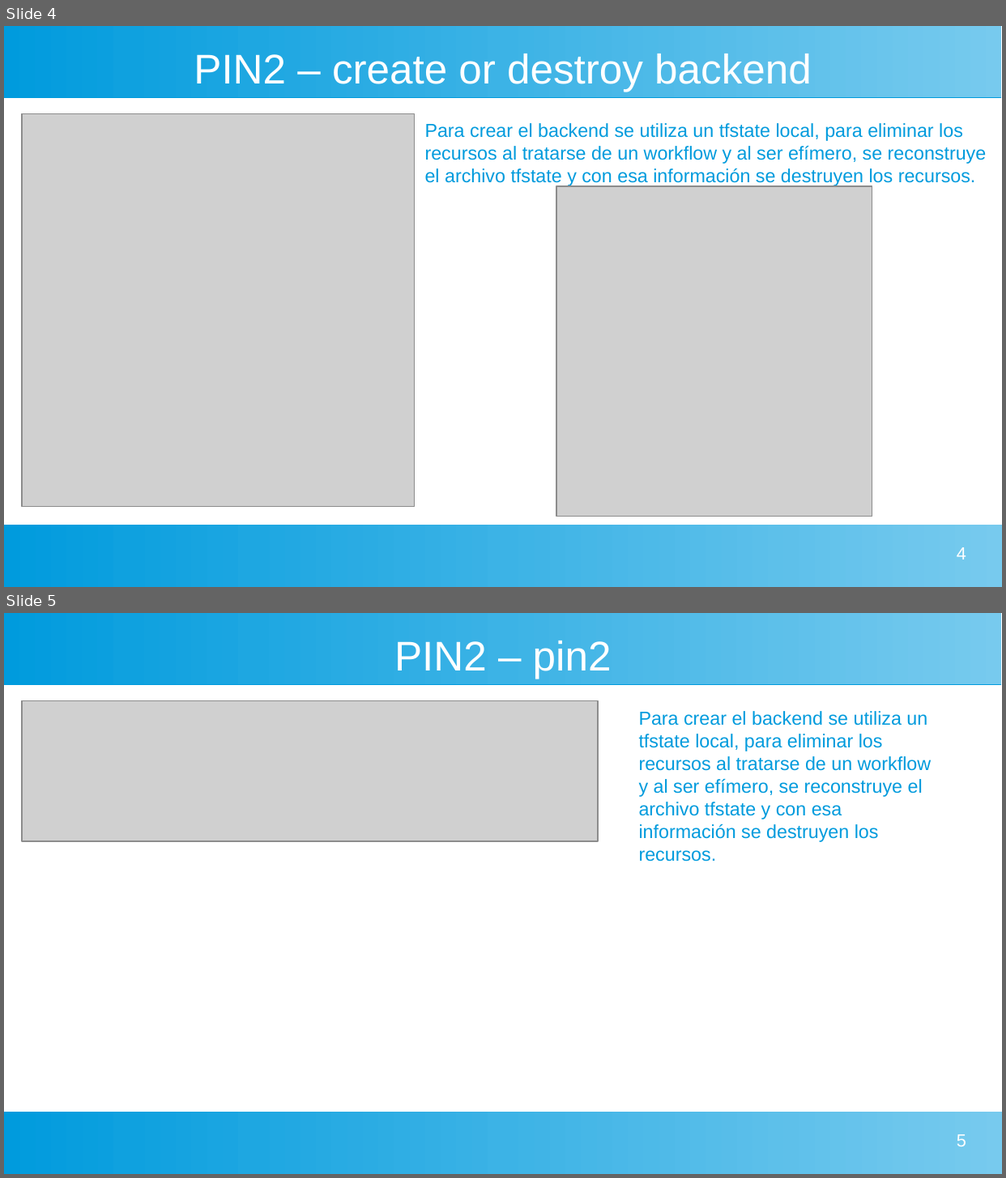
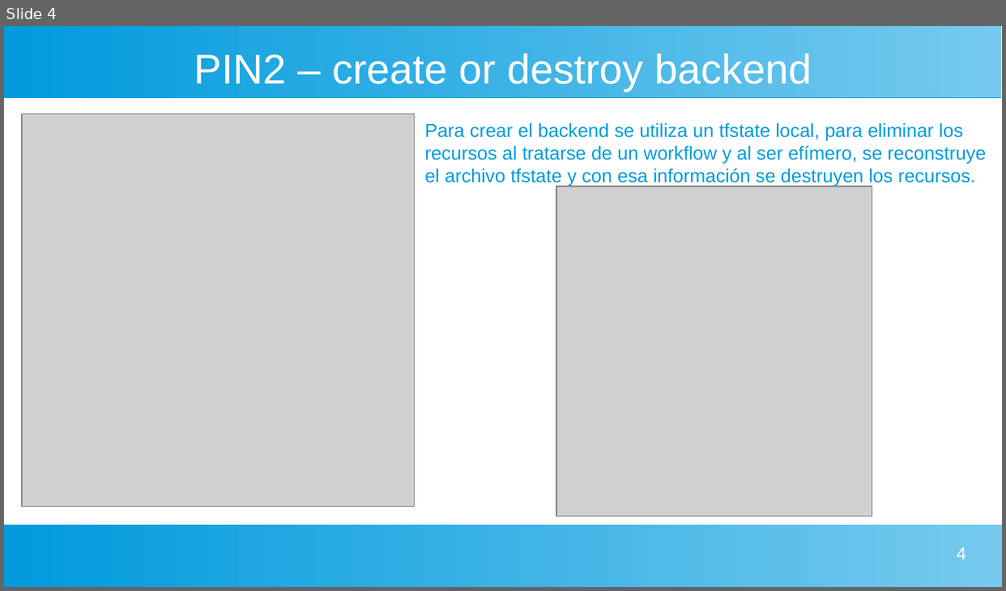
Before and after one commit to MauroPereira/PIN2_public, a slide deck: doc_files/PIN2_presentacion.odp. Shown one above the other, each under a label of ours: slides 4 and 5 before the commit, slide 4 after it. The pictures are 1006x1178 and 1006x591 pixels, drawn with LibreOffice and Linux fonts; fonts in the diff are those of the drawing; grey boxes stand for pictures. Boxes give left, top, right and bottom in pixels: in the first picture for what was removed or moved away, otherwise in the second. Text is boxed around its words. In the diff, an @@ line names an element or a change of style, - is before the commit and + after.

```diff
--- a/doc_files/PIN2_presentacion.odp
+++ b/doc_files/PIN2_presentacion.odp
@@ slide 5 removed at (x1=4, y1=613, x2=1002, y2=1174), background #FFFFFF; not listed: 2 template elements that a slide beside it also shows @@
@@ title removed at (x1=394, y1=641, x2=612, y2=679) @@
-PIN2 – pin2
@@ picture removed at (x1=22, y1=700, x2=598, y2=841) @@
@@ text removed at (x1=639, y1=711, x2=931, y2=862) @@
-Para crear el backend se utiliza un tfstate local, para eliminar los recursos al tratarse de un workflow y al ser efímero, se reconstruye el archivo tfstate y con esa información se destruyen los recursos.
@@ page number removed at (x1=957, y1=1135, x2=966, y2=1147) @@
-5
```
Also in this commit, not shown: 1 slide changed, 7 slides added, 10 other files.
